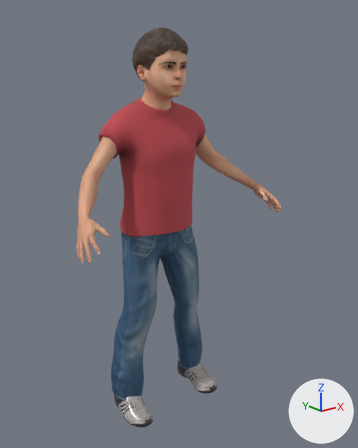
The glTF model public/life/assets/cast/boy.glb: old version first, new version second.
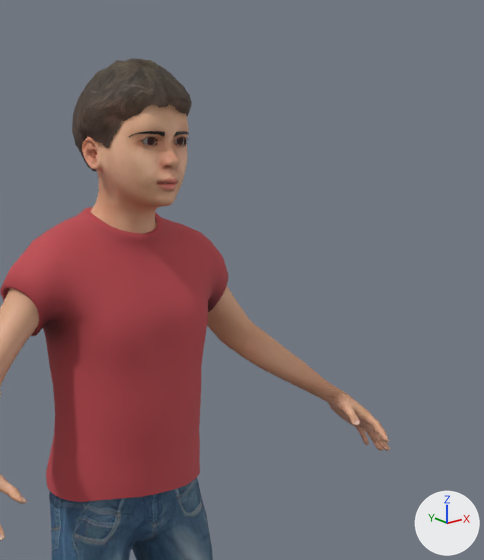
Each version is shown whole from a 50 mm lens placed at (-1.021, -1.421, 1.249), pointed at (0.032, -0.105, 0.722), then close up on the part from 27% to 91% of the width and 0% to 59% of the height. The axes (+X, +Y, +Z) are drawn at lower right. The lights are the same throughout. The last two pictures show the newer version.

The first close-up shows 'Body', 'Clothes', 'Hair', 'Head' and 2 more.
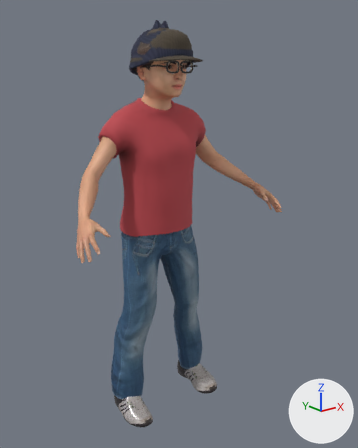
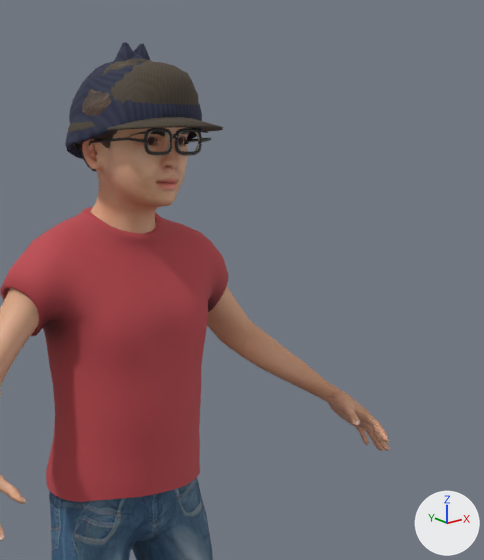
Where the change shows, as pixel boxes [x1, y1, x2, y2] in the close-ups (484 x 560 px):
'Acc_beanie', added (blue)
    after: [65, 42, 203, 159]
'Acc_cap_flat', added (brown)
    after: [68, 62, 223, 150]
'Acc_glasses_square', added
    after: [84, 128, 211, 161]
'Acc_glasses_round', added
    after: [147, 127, 199, 156]
'Hair_hat', added (mostly hidden)
    after: [78, 133, 110, 171]

The change, as a list of edits to the scene's bpy script:
```text
Add img_acc_cap_tweed:
    img_acc_cap_tweed = load_image('acc_cap_tweed', '_unpacked/acc_cap_tweed', 128, 128, 'sRGB')
Add img_acc_beanie_knit:
    img_acc_beanie_knit = load_image('acc_beanie_knit', '_unpacked/acc_beanie_knit', 128, 128, 'sRGB')
Add mat_acc_glasses_square:
    mat_acc_glasses_square = principled_material('acc_glasses_square')
    mat_acc_glasses_square.base_color = (0.04, 0.035, 0.035)  # dark grey #383535
    mat_acc_glasses_square.roughness = 0.35
Add mat_acc_glasses_round:
    mat_acc_glasses_round = principled_material('acc_glasses_round')
    mat_acc_glasses_round.base_color = (0.55, 0.5, 0.42)  # light grey #c4bcad
    mat_acc_glasses_round.metallic = 1.0
    mat_acc_glasses_round.roughness = 0.3
Add mat_acc_cap:
    mat_acc_cap = principled_material('acc_cap')
    mat_acc_cap.texture = img_acc_cap_tweed
    mat_acc_cap.roughness = 0.9
Add mat_acc_beanie:
    mat_acc_beanie = principled_material('acc_beanie')
    mat_acc_beanie.texture = img_acc_beanie_knit
    mat_acc_beanie.roughness = 0.95
Add me_boy_hair_001:
    me_boy_hair_001.from_pydata(...)  # 1755 vertices, 3344 faces; spans x -0.087..0.084, y -0.147..0.04, z 1.189..1.371
    me_boy_hair_001.materials.append(mat_boy_hair)
Add me_acc_glasses_square:
    me_acc_glasses_square.from_pydata(...)  # 402 vertices, 792 faces; spans x -0.08..0.08, y -0.154..-0.022, z 1.227..1.273
    me_acc_glasses_square.materials.append(mat_acc_glasses_square)  # dark grey #383535
Add me_acc_glasses_round:
    me_acc_glasses_round.from_pydata(...)  # 402 vertices, 792 faces; spans x -0.079..0.079, y -0.153..-0.022, z 1.227..1.274
    me_acc_glasses_round.materials.append(mat_acc_glasses_round)  # light grey #c4bcad
Add me_acc_cap_flat:
    me_acc_cap_flat.from_pydata(...)  # 1192 vertices, 2380 faces; spans x -0.104..0.104, y -0.208..0.049, z 1.237..1.367
    me_acc_cap_flat.materials.append(mat_acc_cap)  # picture img_acc_cap_tweed
Add me_acc_beanie:
    me_acc_beanie.from_pydata(...)  # 1136 vertices, 2268 faces; spans x -0.111..0.111, y -0.161..0.05, z 1.225..1.396
    me_acc_beanie.materials.append(mat_acc_beanie)  # picture img_acc_beanie_knit
Add ob_hair_hat:
    ob_hair_hat = bpy.data.objects.new('Hair_hat', me_boy_hair_001)
    ob_hair_hat.location = (0.0, 0.0, 0.0)
Add ob_acc_glasses_square:
    ob_acc_glasses_square = bpy.data.objects.new('Acc_glasses_square', me_acc_glasses_square)
    ob_acc_glasses_square.location = (0.0, 0.0, 0.0)
Add ob_acc_glasses_round:
    ob_acc_glasses_round = bpy.data.objects.new('Acc_glasses_round', me_acc_glasses_round)
    ob_acc_glasses_round.location = (0.0, 0.0, 0.0)
Add ob_acc_cap_flat:
    ob_acc_cap_flat = bpy.data.objects.new('Acc_cap_flat', me_acc_cap_flat)
    ob_acc_cap_flat.location = (0.0, 0.0, 0.0)
Add ob_acc_beanie:
    ob_acc_beanie = bpy.data.objects.new('Acc_beanie', me_acc_beanie)
    ob_acc_beanie.location = (0.0, 0.0, 0.0)
```
